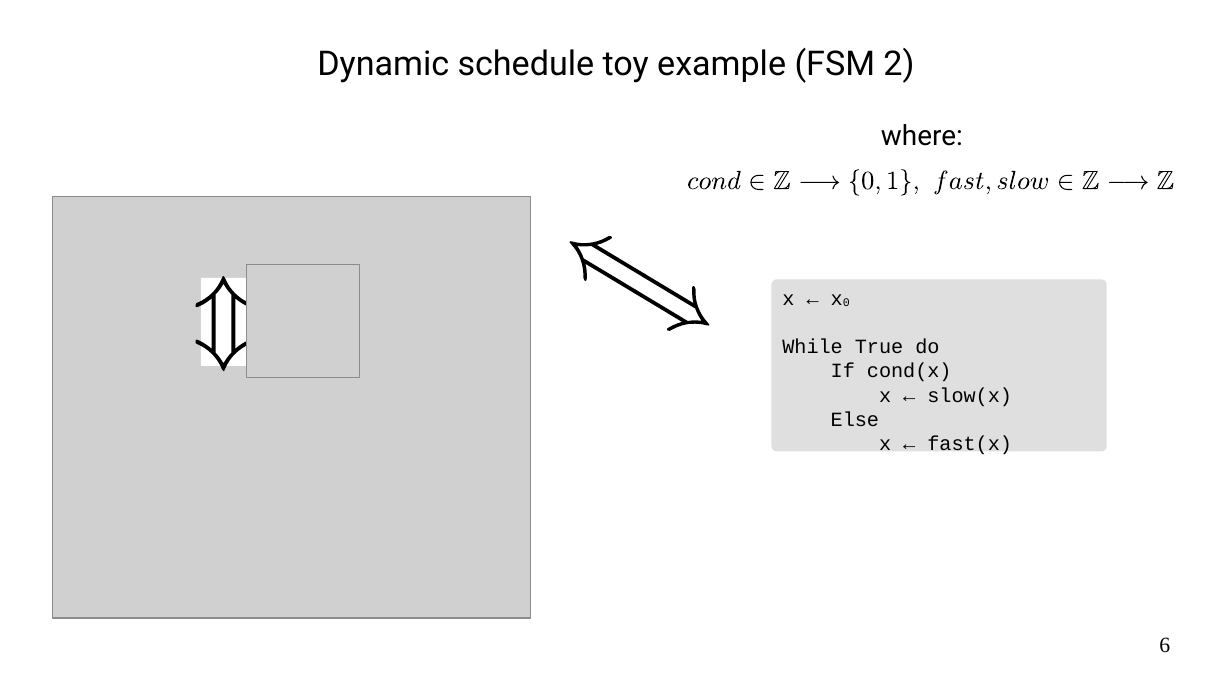
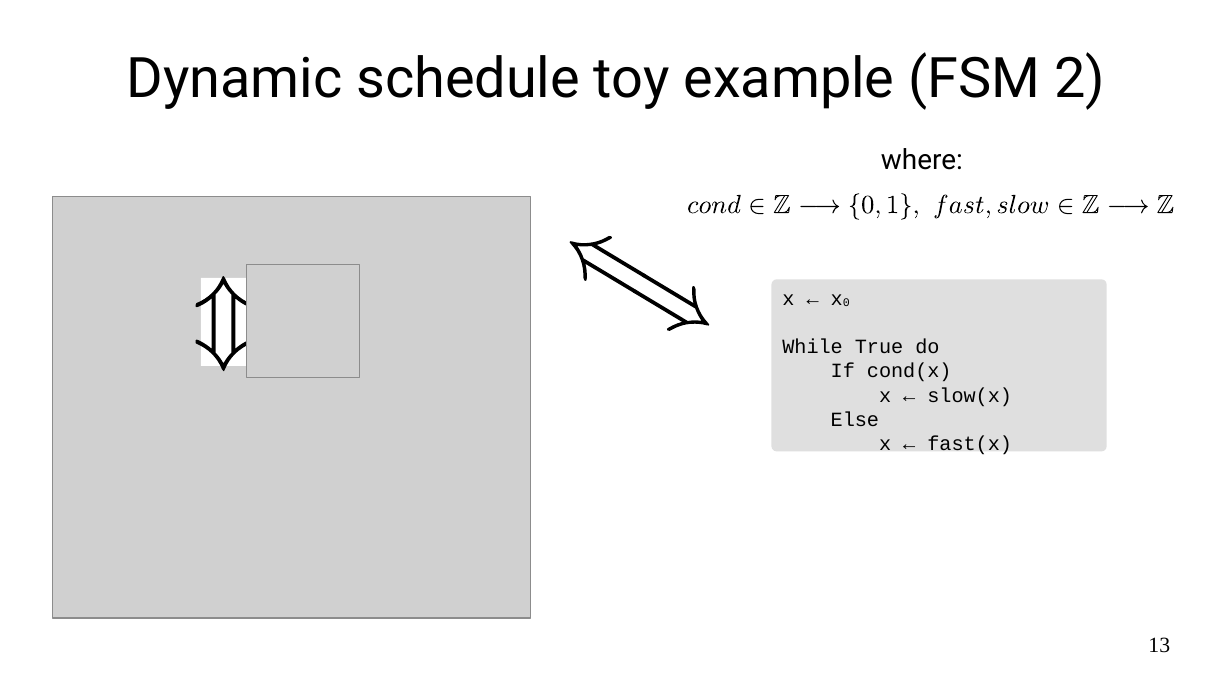
Before and after one commit to ulysse-lh/stage2024, a slide deck: slide 13 of slides/pres.odp (slide 6 before the commit). Drawn at 1232x693 pixels with LibreOffice and Linux fonts; fonts in the diff are those of the drawing; grey boxes stand for pictures. Boxes give left, top, right and bottom in pixels: in the first picture for what was removed or moved away, otherwise in the second. Text is boxed around its words. In the diff, an @@ line names an element or a change of style, - is before the commit and + after.

```diff
--- a/slides/pres.odp
+++ b/slides/pres.odp
@@ text "Dynamic schedule toy example (FSM ...": place and size @@
-text "Dynamic schedule toy example (FSM ..." at [317,48,914,83]
+text "Dynamic schedule toy example (FSM ..." at [126,52,1105,110]
@@ text "Dynamic schedule toy example (FSM ..." at [126,52,1105,110]: size 22 to 36 pt @@
@@ 29 freeform shapes, 1 text: place and size @@
-29 freeform shapes, 1 text at [689,124,1174,196]
+29 freeform shapes, 1 text at [689,148,1174,220]
@@ page number at [1148,637,1170,653]: text changed @@
-6
+13
```
Also in this commit, not shown: 11 other slides changed, 7 slides added.
